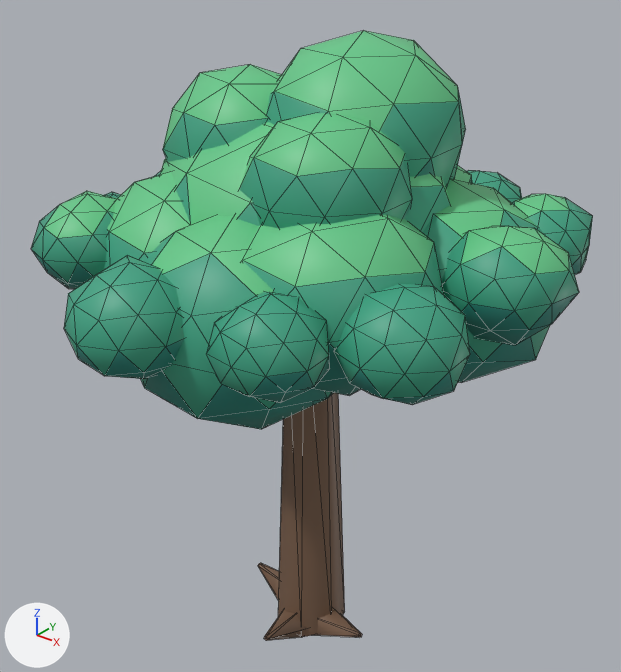
Before and after pictures for a commit that changed the glTF model godot/art/models/tree_a.glb.
One viewpoint serves both versions: a 50 mm camera at (3.53, -4.41, 5.37) aimed at (-0.07, 0.09, 2.58). Arrows for +X, +Y and +Z are at lower left; the lights stay in place. The older version comes first. Mesh edges are drawn as thin lines. Vertices at exactly the same position are counted once.

Names of what the first picture shows: 'body', 'body_nl'.
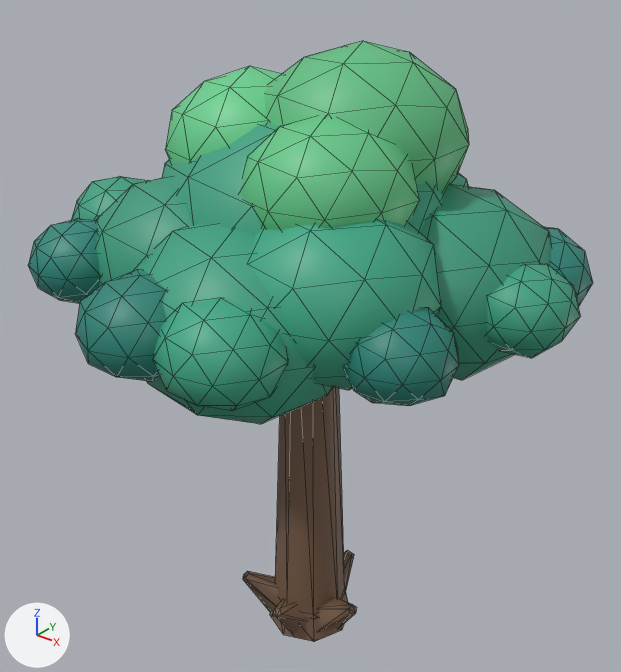
What differs and where, as boxes (x1, y1, x2, y2) in the pictures (621 x 672 px; the box of a moved part takes in the faces that stretch with it):
'body_nl', reshaped, recoloured: before (31, 31, 593, 429); after (28, 41, 593, 424)
'body', reshaped: before (258, 393, 362, 641); after (243, 387, 357, 642)
part 1 of me_body, added: after (270, 587, 348, 642)
part 2 of me_body, added: after (275, 387, 345, 615)
part 3 of me_body, rebuilt (20% narrower, 12% taller): before (264, 610, 307, 641); after (273, 600, 307, 635)
part 4 of me_body, rebuilt: before (317, 609, 362, 637); after (319, 597, 357, 631)
part 5 of me_body, rebuilt (not visible before): after (344, 550, 354, 589)
part 6 of me_body, moved or reshaped: before (258, 393, 345, 637); after (243, 571, 280, 614)
part 7 of me_body_nl, moved or reshaped: before (31, 31, 593, 429); after (28, 41, 593, 424)
part 8 of me_body_nl, recoloured: before (103, 31, 569, 396); after (96, 41, 574, 400)
part 9 of me_body_nl, recoloured: (64, 163, 535, 424) in both
part 10 of me_body_nl, recoloured: before (31, 170, 593, 399); after (28, 219, 593, 401)

Diff of the bpy script that builds the scene:
```diff
--- a/godot/art/models/tree_a.glb.py
+++ b/godot/art/models/tree_a.glb.py
@@ me_body @@
 # used by ob_body; location = (0.0, 0.0, 0.0)
-me_body.from_pydata(...)  # 84 vertices, 136 faces; spans x -0.59..0.63, y -0.64..0.55, z -0.1..3.05
+me_body.from_pydata(...)  # 112 vertices, 184 faces; spans x -0.47..0.56, y -0.55..0.5, z -0.02..3.25
+# me_body part 1: a new loose piece, an 8-sided cut cone along z (radius 0.34 at the low end, 0.3 at the high end) spanning x -0.34..0.34, y -0.34..0.34, z 0.0..0.25, in mat_defaultmaterial
+# me_body part 2: a new loose piece, an 8-sided cut cone along z (radius 0.3 at the low end, 0.18 at the high end) spanning x -0.3..0.3, y -0.3..0.3, z 0.2..3.25, in mat_defaultmaterial
+# me_body part 3: the loose piece of 10 vertices spanning x -0.12..0.18, y -0.64..-0.09, z -0.1..0.24 is rebuilt with 10 vertices and now spans x -0.14..0.2, y -0.48..-0.06, z -0.02..0.38
+# me_body part 4: the loose piece of 10 vertices spanning x 0.08..0.63, y -0.17..0.13, z -0.1..0.25 is rebuilt with 10 vertices and now spans x 0.07..0.56, y -0.2..0.14, z -0.02..0.46
+# me_body part 5: the loose piece of 10 vertices spanning x -0.19..0.11, y 0.09..0.55, z -0.1..0.21 is rebuilt with 10 vertices and now spans x -0.16..0.19, y 0.07..0.5, z -0.02..0.4
+# me_body part 6: 24 vertices removed from x -0.59..0.29, y -0.27..0.3, z -0.1..3.05; 20 vertices added at x -0.44..0.0, y -0.39..0.33, z -0.02..0.45
 me_body.materials.append(mat_defaultmaterial)
@@ me_body_nl @@
 # used by ob_body_nl; location = (0.0, 0.0, 0.0)
-me_body_nl.from_pydata(...)  # 882 vertices, 1680 faces; spans x -1.92..1.86, y -1.95..1.88, z 2.51..4.75
+me_body_nl.from_pydata(...)  # 882 vertices, 1680 faces; spans x -1.73..1.84, y -1.86..1.88, z 2.53..4.69
+# me_body_nl part 7: 865 of 882 vertices moved; they spanned x -1.92..1.86, y -1.95..1.88, z 2.51..4.75 and now span x -1.73..1.84, y -1.86..1.88, z 2.53..4.69; mean shift (0.0, -0.01, -0.05); largest move (0.47, -1.2, 3.3) -> (0.12, -1.25, 3.21)
+# me_body_nl part 8: 490 faces centred in x -1.58..1.74, y -1.6..1.75, z 2.98..4.68 are repainted in the vertex colours; the middle colour goes from green #3ea383 to green #40aa88
+# me_body_nl part 9: 529 faces centred in x -1.87..1.81, y -1.55..1.76, z 2.54..3.93 are repainted in the vertex colours; the middle colour goes from cyan #2a8577 to green #3ea383
+# me_body_nl part 10: 339 faces centred in x -1.91..1.65, y -1.9..1.83, z 3.16..3.74 are repainted in the vertex colours; the middle colour goes from green #3ea383 to cyan #2a8577
 me_body_nl.materials.append(mat_defaultmaterial_001)
```
